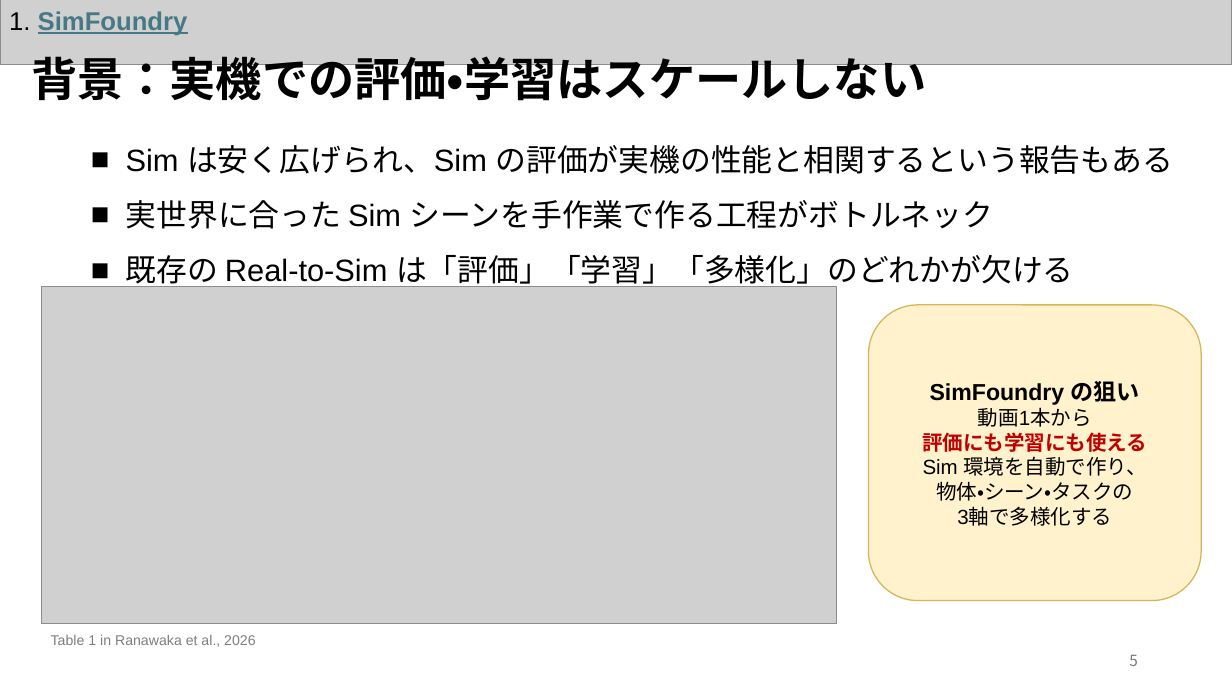
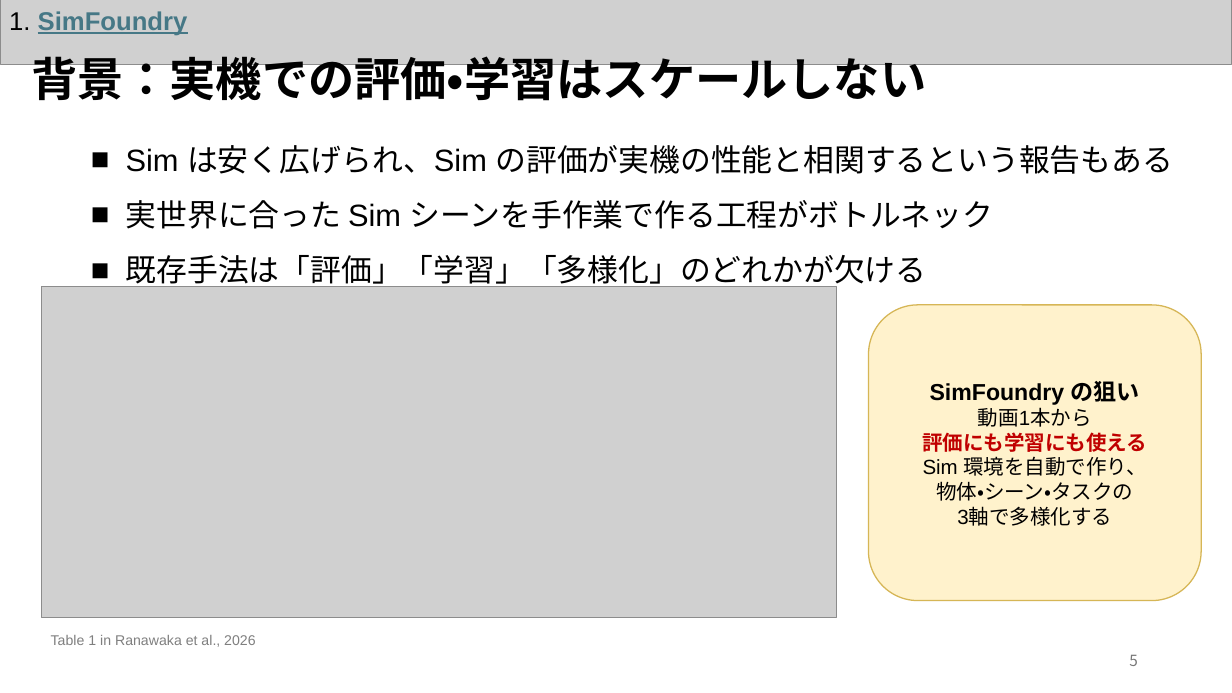
Before and after one commit to Azuma413/PaperPresentationSlides, a slide deck: slide 6 of 20261105_KaneyoshiHiratsuka_SurveySlide.pptx. Drawn at 1232x693 pixels with LibreOffice and Linux fonts; fonts in the diff are those of the drawing; grey boxes stand for pictures. Boxes give left, top, right and bottom in pixels: in the first picture for what was removed or moved away, otherwise in the second. Text is boxed around its words. In the diff, an @@ line names an element or a change of style, - is before the commit and + after.

```diff
--- a/20261105_KaneyoshiHiratsuka_SurveySlide.pptx
+++ b/20261105_KaneyoshiHiratsuka_SurveySlide.pptx
@@ text at <box>126,255,927,290</box>: text changed @@
-■ 既存の Real-to-Sim は「評価」「学習」「多様化」のどれかが欠ける
+■ 既存手法は「評価」「学習」「多様化」のどれかが欠ける
@@ picture: place and size @@
-picture at <box>42,287,836,624</box>
+picture at <box>42,287,836,618</box>
```
Also in this commit, not shown: 21 other slides changed, 3 other files.
